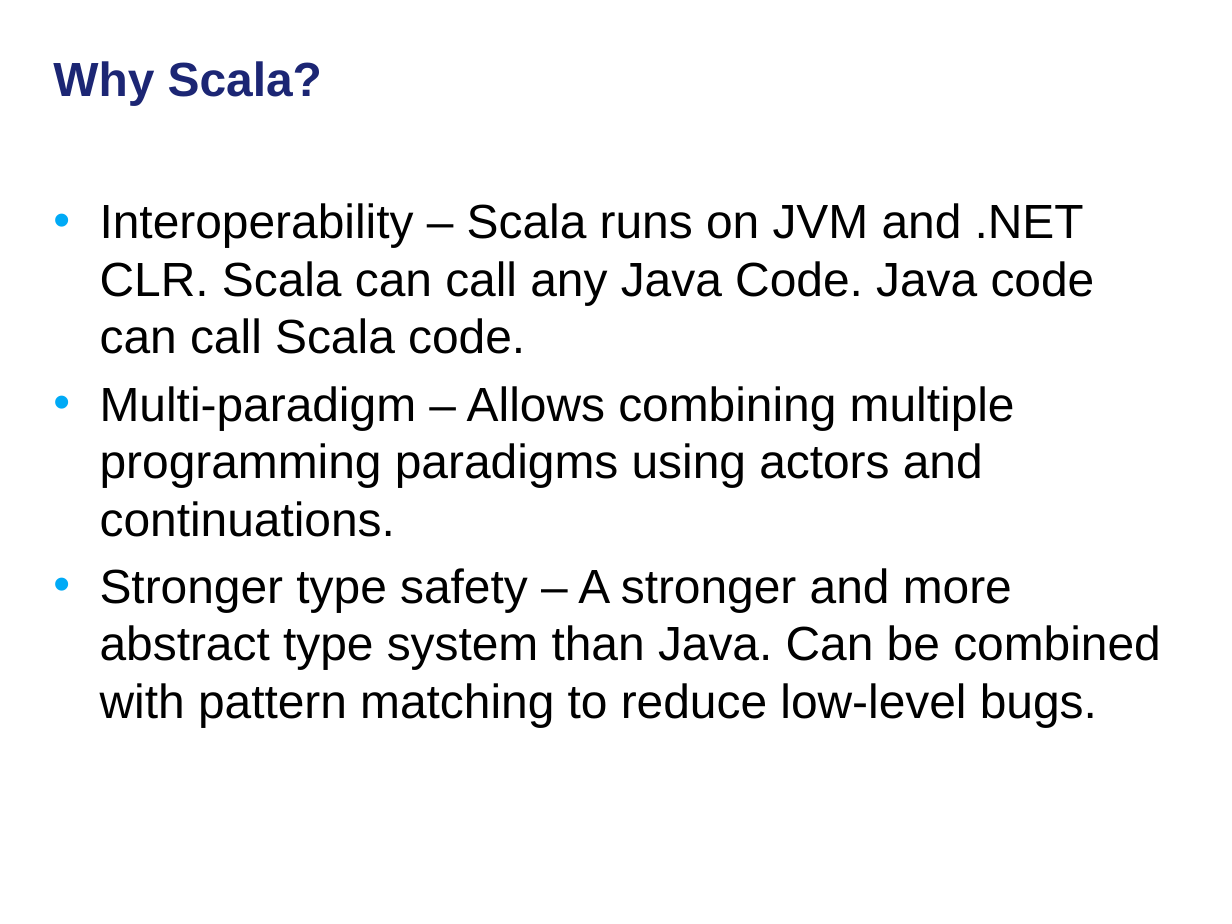
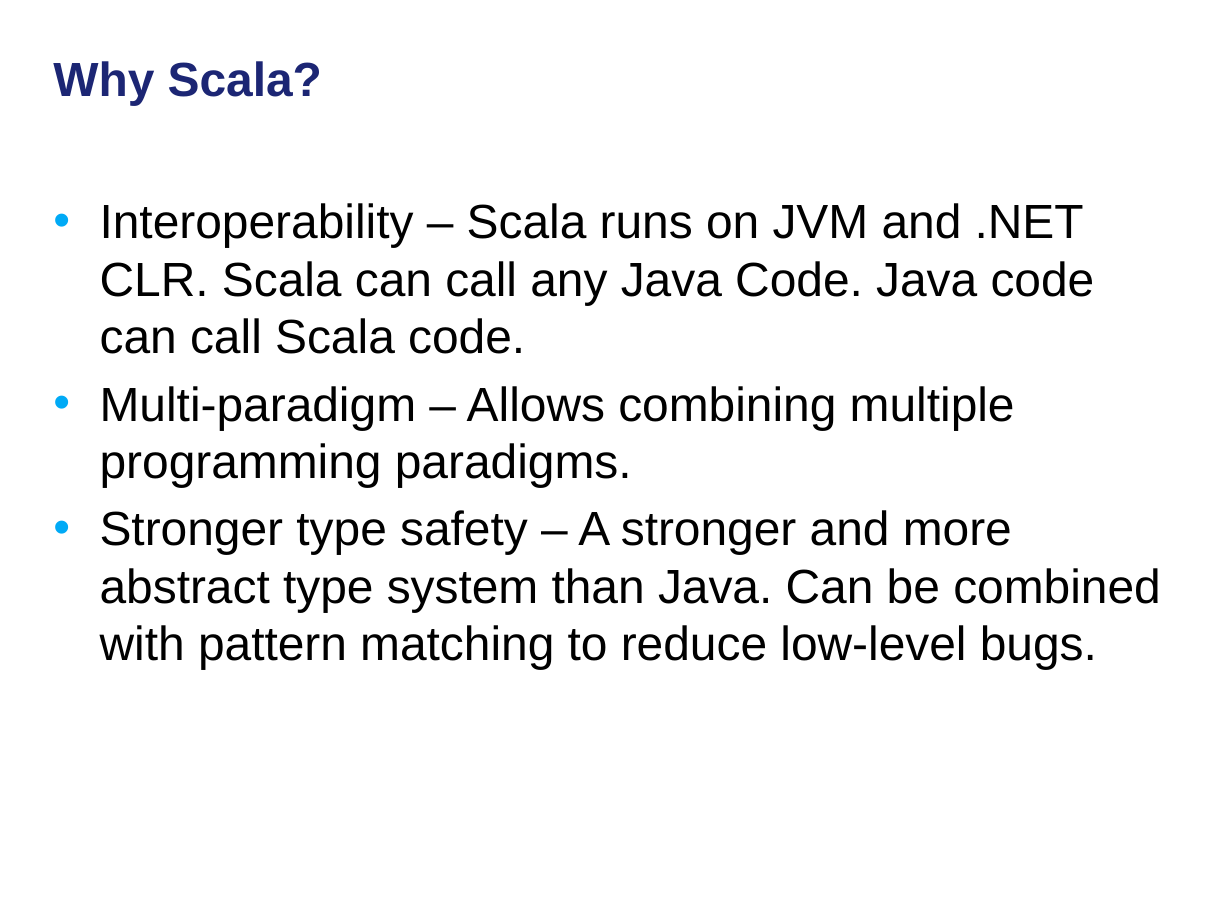
Before and after one commit to NCIP/cagrid-docs, a slide deck: slide 3 of general/meetings/UGM/2011-09_caGrid-on-Lift.pptx. Drawn at 1232x924 pixels with LibreOffice and Linux fonts; fonts in the diff are those of the drawing; background and template pictures are left out. Boxes give left, top, right and bottom in pixels: in the first picture for what was removed or moved away, otherwise in the second. Text is boxed around its words. In the diff, an @@ line names an element or a change of style, - is before the commit and + after.

```diff
--- a/general/meetings/UGM/2011-09_caGrid-on-Lift.pptx
+++ b/general/meetings/UGM/2011-09_caGrid-on-Lift.pptx
@@ text at [100, 386, 1015, 487]: text changed @@
-• Multi-paradigm – Allows combining multiple programming paradigms using actors and continuations.
+• Multi-paradigm – Allows combining multiple programming paradigms.
```
Also in this commit, not shown: 2 other slides changed.
